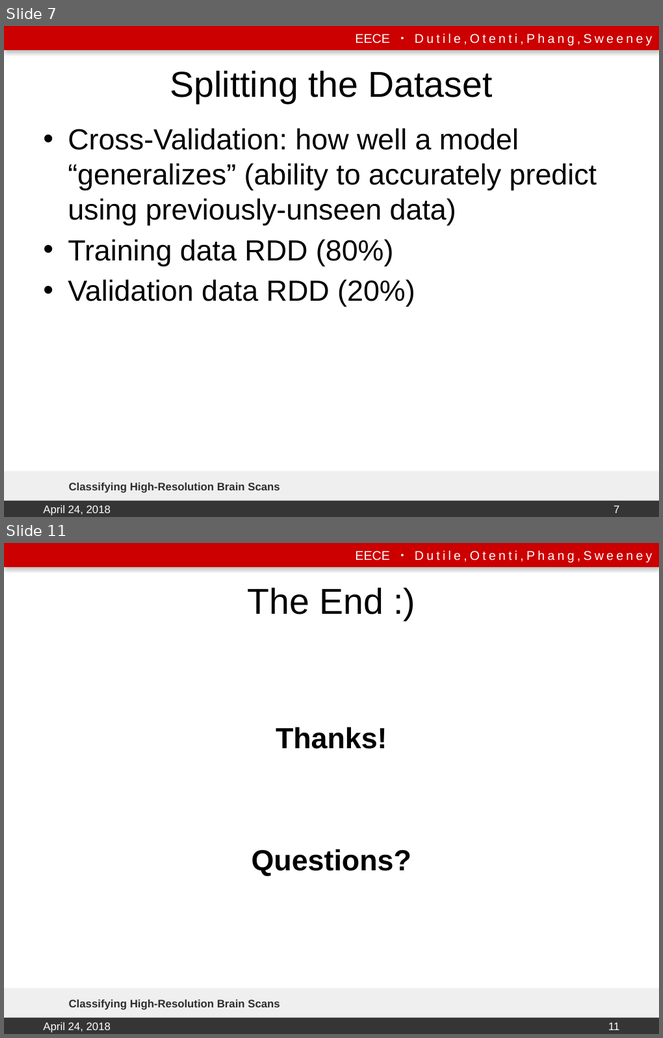
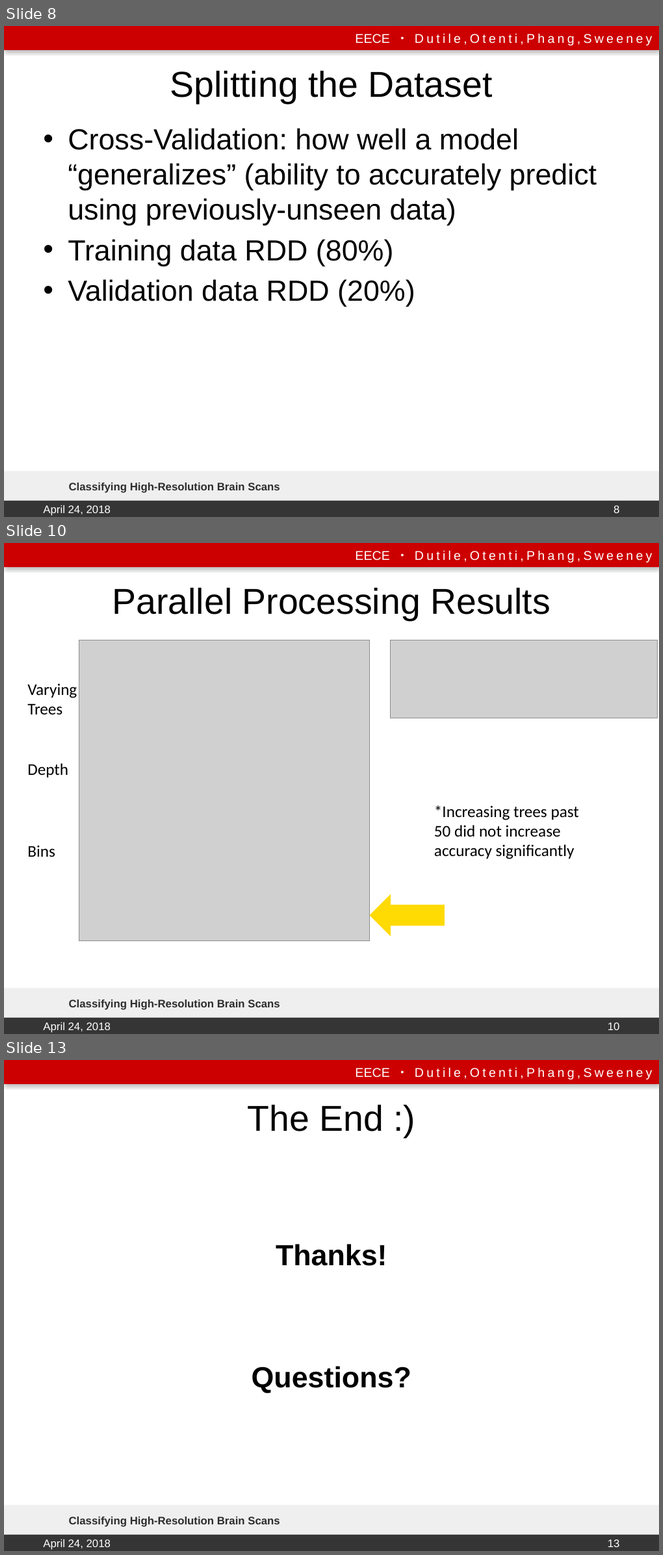
Before and after one commit to emily-jean/ml-brains, a slide deck: presentation/DutileOtentiPhangSweeney.pptx. Shown one above the other, each under a label of ours: slides 7 and 11 before the commit, slides 8, 10 and 13 after it; the slides between them are not shown. The pictures are 663x1038 and 663x1555 pixels, drawn with LibreOffice and Linux fonts; fonts in the diff are those of the drawing; grey boxes stand for pictures; background and template pictures are left out. Boxes give left, top, right and bottom in pixels: in the first picture for what was removed or moved away, otherwise in the second. Text is boxed around its words. In the diff, an @@ line names an element or a change of style, - is before the commit and + after.

```diff
--- a/presentation/DutileOtentiPhangSweeney.pptx
+++ b/presentation/DutileOtentiPhangSweeney.pptx
@@ slide 10 added at bbox=[4, 543, 659, 1034], background #FFFFFF; not listed: 4 template elements that a slide beside it also shows @@
@@ title added at bbox=[113, 587, 551, 620], 39.6 pt, text #000000 @@
+Parallel Processing Results
@@ picture added at bbox=[79, 640, 369, 941] @@
@@ picture added at bbox=[391, 640, 658, 718] @@
@@ text added at bbox=[27, 683, 77, 715], 18 pt, text #000000 @@
+Varying Trees
@@ text added at bbox=[27, 763, 68, 778], 18 pt, text #000000 @@
+Depth
@@ text added at bbox=[434, 806, 579, 860], 18 pt, text #000000 @@
+*Increasing trees past 50 did not increase accuracy significantly
@@ text added at bbox=[27, 845, 55, 858], 18 pt, text #000000 @@
+Bins
@@ right arrow added at bbox=[369, 894, 445, 936], fill #FFDA03 @@
@@ text added at bbox=[69, 1000, 280, 1010], 12 pt, text #2D2D2D, bold @@
+Classifying High-Resolution Brain Scans
@@ text added at bbox=[43, 1023, 111, 1033], 12 pt, text #FFFFFF @@
+April 24, 2018
@@ page number added at bbox=[608, 1023, 620, 1031], 12 pt, text #FFFFFF @@
+10
@@ what was slide 7 is now slide 8 @@
@@ page number at bbox=[614, 506, 620, 514]: text changed @@
-7
+8
@@ what was slide 11 is now slide 13 @@
@@ page number at bbox=[608, 1540, 620, 1548]: text changed @@
-11
+13
```
Also in this commit, not shown: 9 slides changed, 1 other slide added, 8 other files.
